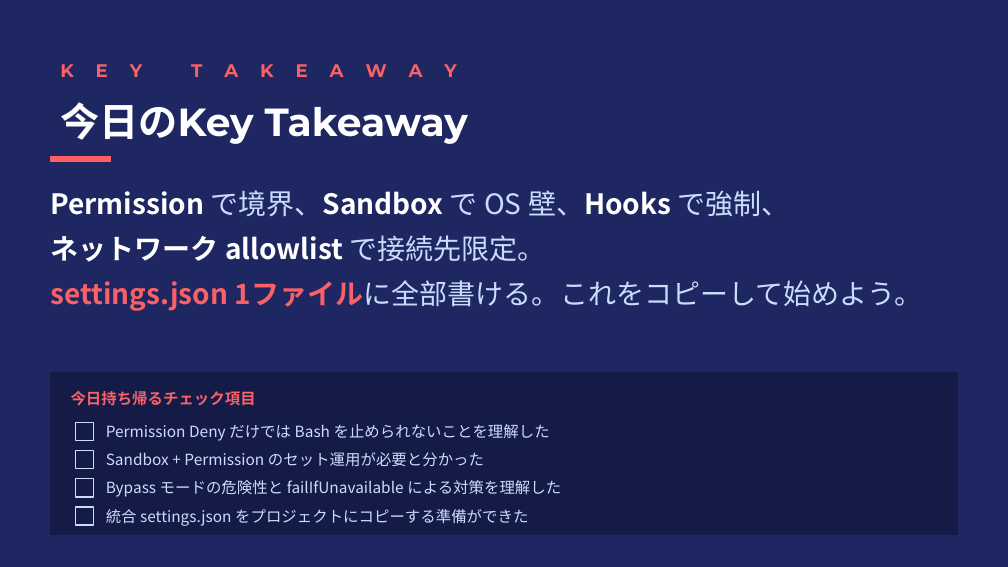
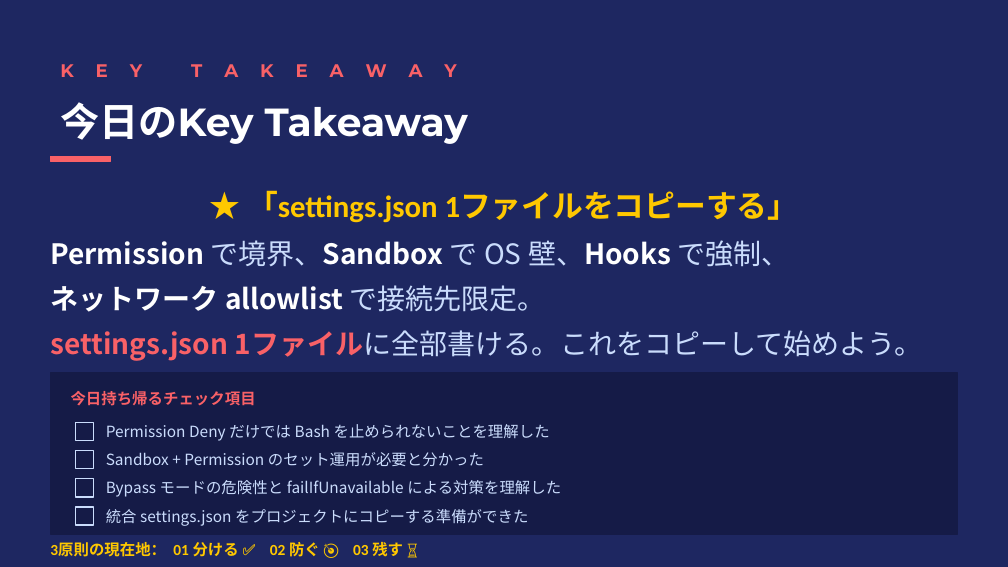
Before and after one commit to ktsuchida11/ClaudeWorkshop, a slide deck: slide 11 of session3/session3_full.pptx. Drawn at 1008x567 pixels with LibreOffice and Linux fonts; fonts in the diff are those of the drawing. Boxes give left, top, right and bottom in pixels: in the first picture for what was removed or moved away, otherwise in the second. Text is boxed around its words. In the diff, an @@ line names an element or a change of style, - is before the commit and + after.

```diff
--- a/session3/session3_full.pptx
+++ b/session3/session3_full.pptx
@@ text at bbox=[247, 190, 799, 223]: paragraph added @@
+★ 「settings.json 1ファイルをコピーする」
@@ text added at bbox=[50, 542, 403, 557], 11 pt, text #FFC800, bold @@
+3原則の現在地： 01 分ける ✅ 02 防ぐ 🎯 03 残す ⏳
```
Also in this commit, not shown: 3 other slides changed, 1 slide added, 1 slide removed, 2 other files.
